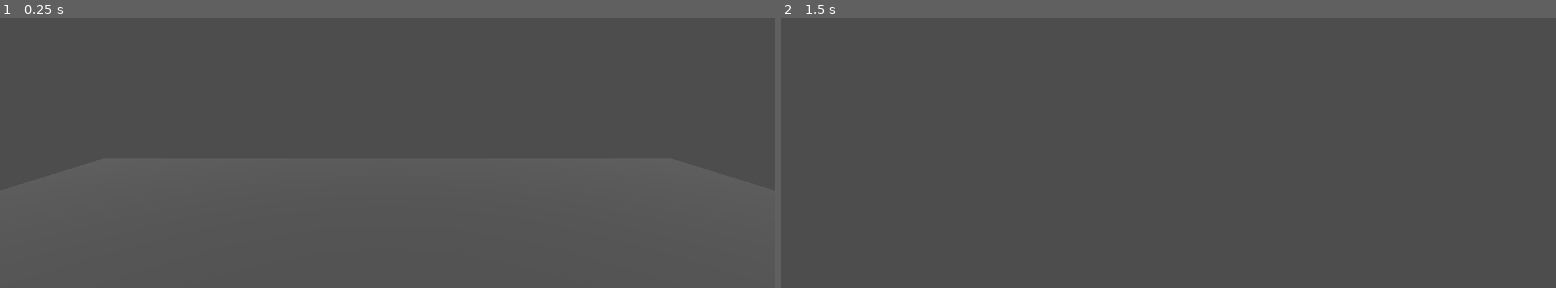
Above: before the commit, frames 1-2 (left to right).
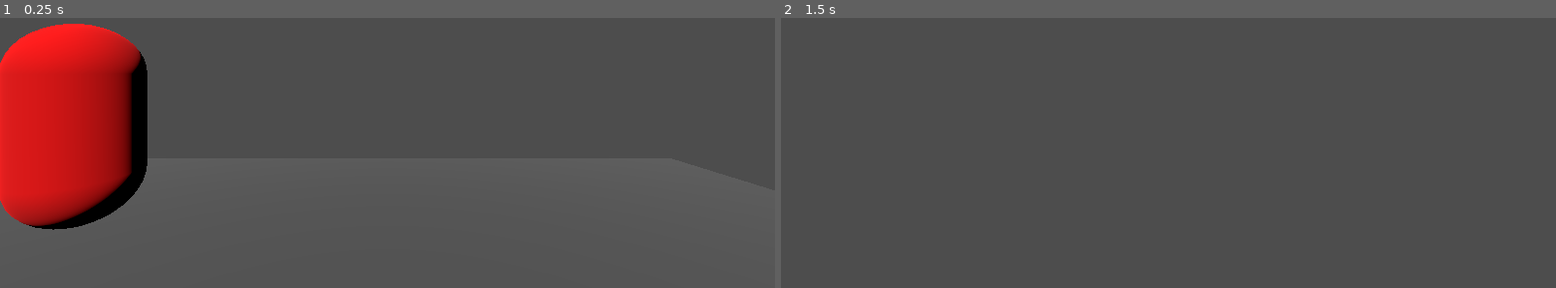
Above: after the commit, the same moments.

Repository: Vojguard/Diegetic-Yellow
Game: Godot game, scene res://MainScene/main_scene.tscn
Same seed, same stepped clock (60 frames per second), same inputs: the game is played once before the commit and once after it.
Inputs (mouse positions are in pixels of both pictures, inside the frame that each line leads up to):
- Up to frame 1 (0.25 s): no input
- Up to frame 2 (1.5 s): tap Enter at 0.5 s; move the mouse to (1207, 69) at 0.52 s; hold E (interact) 0.53-1.28 s; hold W (forward) from 0.53 s (still down); tap Space (jump) at 0.77, 1.07, 1.25 s; click (1207, 69) at 0.8 s; move the mouse to (1129, 72) at 1.27 s; click (1129, 72) at 1.35 s

The runs differ from the first frame. In frame 1, 13% of the frame differs, in the area x 0-20%, y 2-79%; in frame 2, nothing differs.

Commit message:
added targets

Diff:
--- a/MainScene/main_scene.tscn
+++ b/MainScene/main_scene.tscn
@@ -1,8 +1,9 @@
-[gd_scene load_steps=7 format=3 uid="uid://08msfmig0t30"]
+[gd_scene load_steps=8 format=3 uid="uid://08msfmig0t30"]
 
 [ext_resource type="PackedScene" uid="uid://dry5s7ff6a5i0" path="res://Player/player.tscn" id="1_fyr3e"]
 [ext_resource type="Script" uid="uid://c86ly3ox8pyub" path="res://MainScene/main_scene.gd" id="1_qjv46"]
 [ext_resource type="PackedScene" uid="uid://du7a4g7j3pm7b" path="res://Objects/collectible.tscn" id="3_25u3m"]
+[ext_resource type="PackedScene" uid="uid://dit0ixxyrcvvp" path="res://Objects/target.tscn" id="4_r4p44"]
 
 [sub_resource type="StandardMaterial3D" id="StandardMaterial3D_qjv46"]
 albedo_color = Color(0.347817, 0.347817, 0.347817, 1)
@@ -30,13 +31,12 @@
 
 [node name="Player" parent="." instance=ExtResource("1_fyr3e")]
 transform = Transform3D(1, 0, 0, 0, 1, 0, 0, 0, 1, 0, 1.024, 0)
-movement_speed = 500.0
-mouse_sensivity = 0.005
-camera_vertical_limit = 45.0
-jump_force = 5.0
 
 [node name="Sun" type="DirectionalLight3D" parent="."]
 transform = Transform3D(1, 0, 0, 0, 0.678147, 0.734926, 0, -0.734926, 0.678147, 0, 3.89418, 0)
 
 [node name="Collectible" parent="." instance=ExtResource("3_25u3m")]
 transform = Transform3D(1, 0, 0, 0, 1, 0, 0, 0, 1, 3.75608, 0.547695, 3.43167)
+
+[node name="Target" parent="." instance=ExtResource("4_r4p44")]
+transform = Transform3D(1, 0, 0, 0, 1, 0, 0, 0, 1, -3.07625, 1.01903, -2.861)
--- a/Objects/collectible.gd
+++ b/Objects/collectible.gd
@@ -6,8 +6,8 @@
 
 
 func _on_screen_entered() -> void:
-	print("bonjour")
+	print("heya")
 
 
 func _on_screen_exited() -> void:
-	print("adios")
+	print("byea")
--- a/Objects/interactable.gd
+++ b/Objects/interactable.gd
@@ -1,5 +1,5 @@
 class_name Interactable
-extends Node3D
+extends StaticBody3D
 
 func interact() -> void:
-	pass
+	print("interacted")
--- /dev/null
+++ b/Objects/target.gd
@@ -0,0 +1,10 @@
+class_name Target
+extends  StaticBody3D
+
+
+func _on_screen_entered() -> void:
+	print("bonjour")
+
+
+func _on_screen_exited() -> void:
+	print("adios")
--- /dev/null
+++ b/Objects/target.tscn
@@ -0,0 +1,26 @@
+[gd_scene load_steps=5 format=3 uid="uid://dit0ixxyrcvvp"]
+
+[ext_resource type="Script" uid="uid://b6lx1v1uloe0u" path="res://Objects/target.gd" id="1_d628h"]
+
+[sub_resource type="CapsuleShape3D" id="CapsuleShape3D_by6mq"]
+
+[sub_resource type="StandardMaterial3D" id="StandardMaterial3D_d628h"]
+albedo_color = Color(1, 0, 0, 1)
+
+[sub_resource type="CapsuleMesh" id="CapsuleMesh_jge0a"]
+material = SubResource("StandardMaterial3D_d628h")
+
+[node name="Target" type="StaticBody3D"]
+script = ExtResource("1_d628h")
+
+[node name="CollisionShape3D" type="CollisionShape3D" parent="."]
+shape = SubResource("CapsuleShape3D_by6mq")
+
+[node name="MeshInstance3D" type="MeshInstance3D" parent="."]
+mesh = SubResource("CapsuleMesh_jge0a")
+
+[node name="VisibleOnScreenEnabler3D" type="VisibleOnScreenEnabler3D" parent="."]
+aabb = AABB(-0.5, -1, -0.5, 1, 2, 1)
+
+[connection signal="screen_entered" from="VisibleOnScreenEnabler3D" to="." method="_on_screen_entered"]
+[connection signal="screen_exited" from="VisibleOnScreenEnabler3D" to="." method="_on_screen_exited"]
--- a/Player/player.gd
+++ b/Player/player.gd
@@ -49,7 +49,8 @@
 		_shoot_cast.set_enabled(true)
 		_shoot_cast.force_raycast_update()
 		var hit : Object = _shoot_cast.get_collider()
-		print(hit)
+		if hit is Target:
+			print(hit)
 		_shoot_cast.set_enabled(false)
 
 	if Input.is_action_just_pressed("interact"):
@@ -59,7 +60,9 @@
 			var collisions : int = _interaction_cast.get_collision_count()
 			if collisions > 0:
 				var hit : Object = _interaction_cast.get_collider(0)
-				print(hit)
+				if hit is Interactable:
+					hit.interact()
+					print(hit)
 			_interaction_cast.set_enabled(true)
 
 #func _input(event: InputEvent) -> void:
Not shown, added: Objects/target.gd.uid
